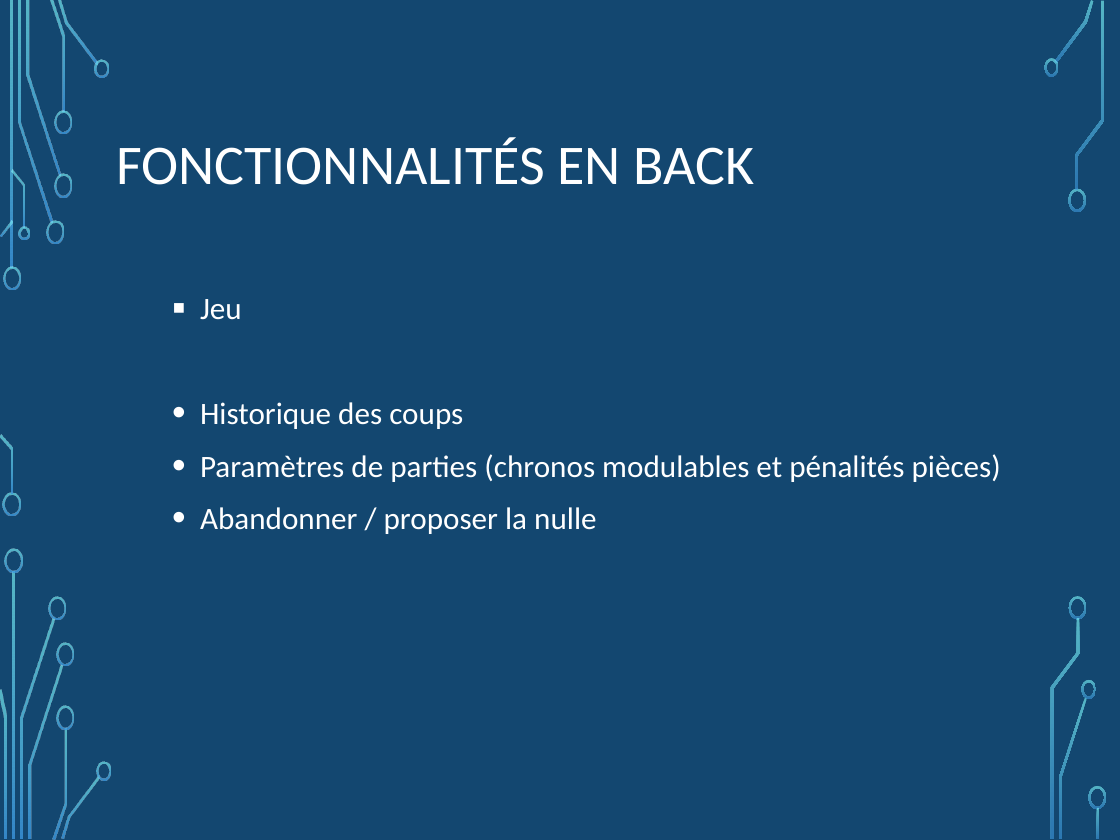
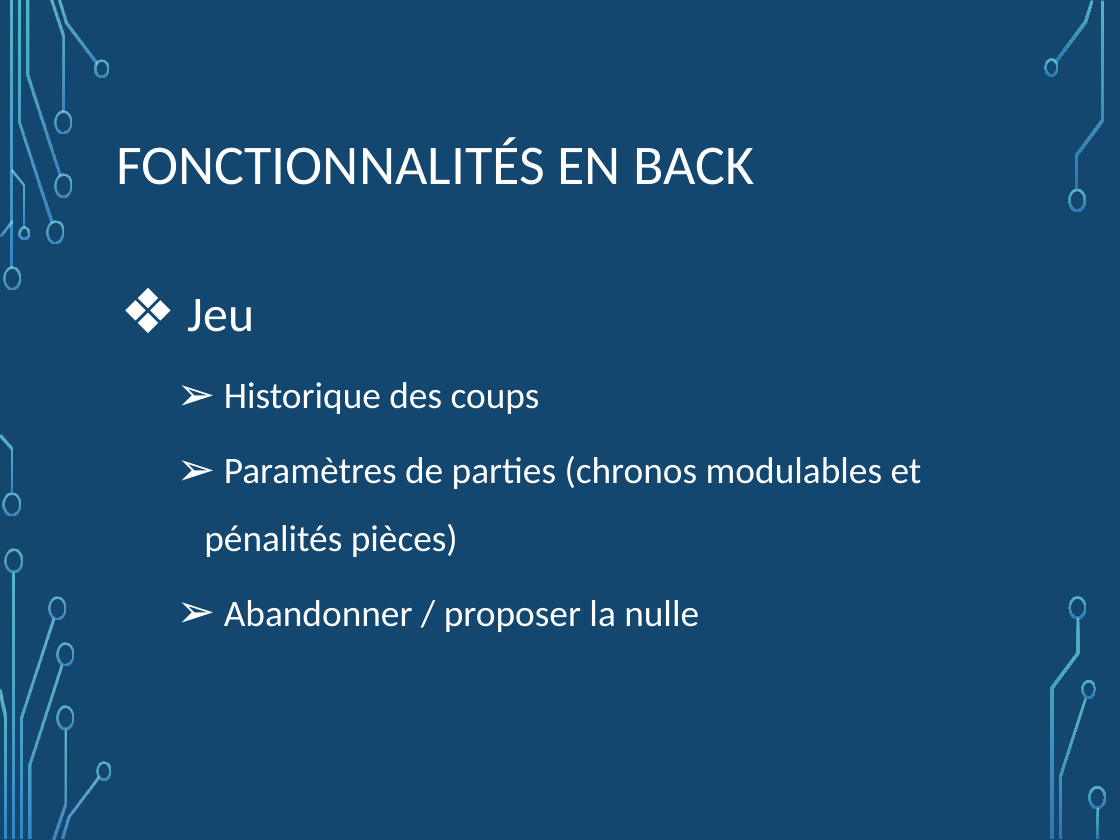
Before and after one commit to NicoPerret/projet-echec, a slide deck: slide 9 of Diapo présentation projet.pptx. Drawn at 1120x840 pixels with LibreOffice and Linux fonts; fonts in the diff are those of the drawing; background and template pictures are left out. Boxes give left, top, right and bottom in pixels: in the first picture for what was removed or moved away, otherwise in the second. Text is boxed around its words. In the diff, an @@ line names an element or a change of style, - is before the commit and + after.

```diff
--- a/Diapo présentation projet.pptx
+++ b/Diapo présentation projet.pptx
@@ text "Jeu": place and size @@
-text "Jeu" at (200, 299, 1001, 534)
+text "Jeu" at (187, 299, 922, 632)
@@ text "Jeu" at (187, 299, 922, 632): size 20 to 32 pt in "Jeu"; size 20 to 24 pt; bullet ▪ to ❖; line spacing 1.2 to 1.5; bullet • to ➢; list level 2 to 3 in "Historique des coups"; list level 2 to 3 in "Paramètres de parties (chronos modulables ..."; list level 2 to 3 in "Abandonner / proposer la nulle" @@
```
Also in this commit, not shown: 13 other slides changed.
